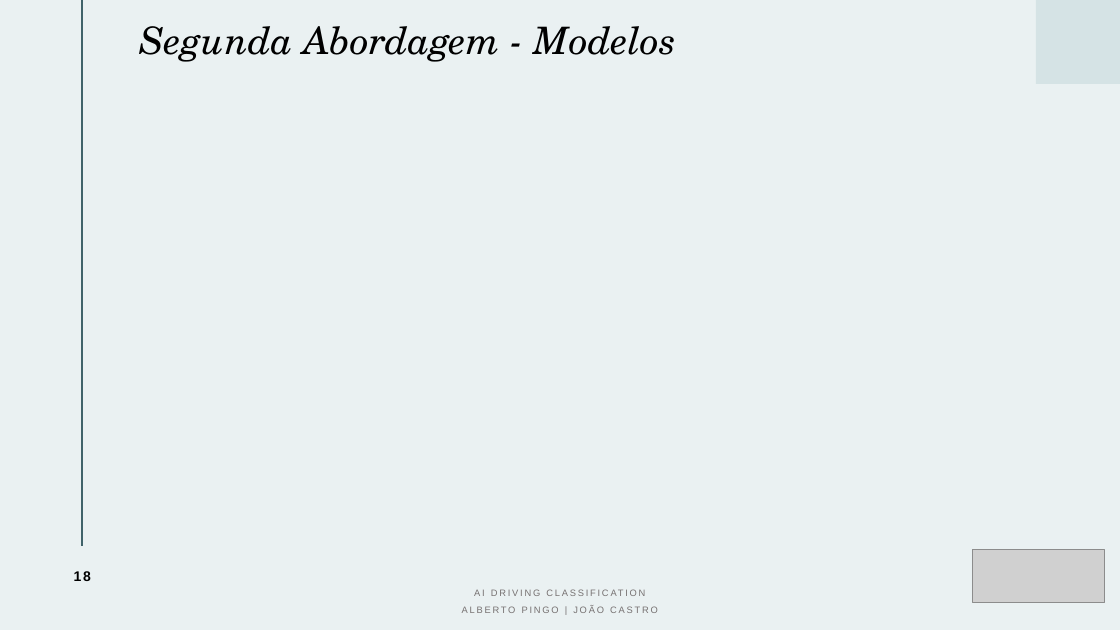
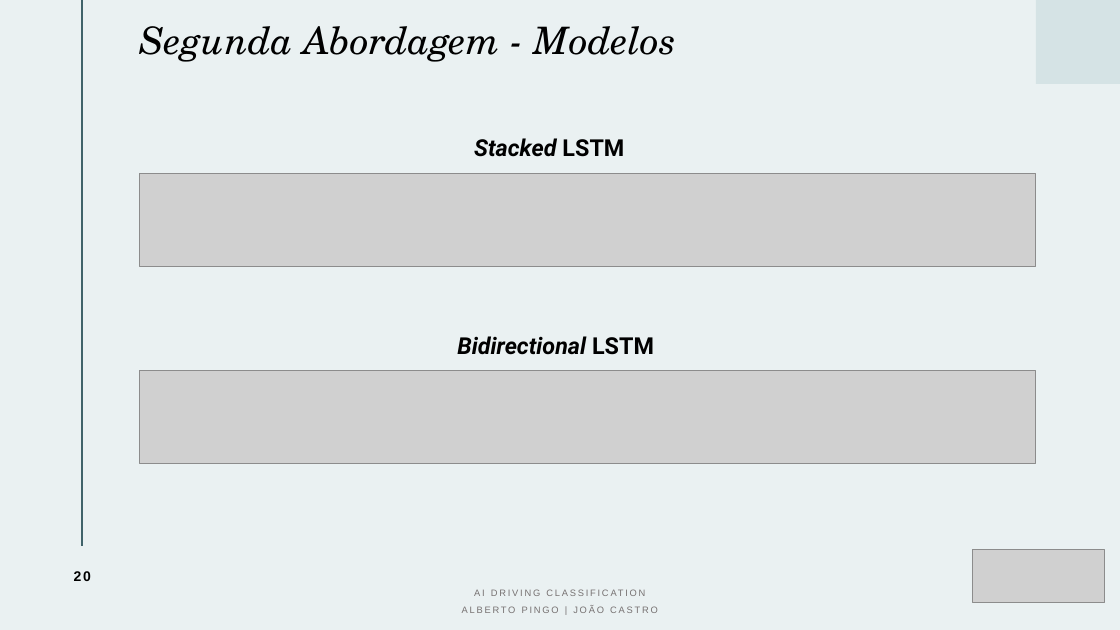
Before and after one commit to albertopingo/AI-driving-classification_FinalProject_CEng, a slide deck: slide 20 of ProjInf_AI_Driving_Classification.pptx (slide 18 before the commit). Drawn at 1120x630 pixels with LibreOffice and Linux fonts; fonts in the diff are those of the drawing; grey boxes stand for pictures. Boxes give left, top, right and bottom in pixels: in the first picture for what was removed or moved away, otherwise in the second. Text is boxed around its words. In the diff, an @@ line names an element or a change of style, - is before the commit and + after.

```diff
--- a/ProjInf_AI_Driving_Classification.pptx
+++ b/ProjInf_AI_Driving_Classification.pptx
@@ text added at (x1=474, y1=138, x2=624, y2=157), 20 pt, text #000000, bold, italic @@
+Stacked LSTM
@@ picture added at (x1=139, y1=173, x2=1036, y2=267) @@
@@ text added at (x1=457, y1=336, x2=654, y2=355), 20 pt, text #000000, bold, italic @@
+Bidirectional LSTM
@@ picture added at (x1=139, y1=371, x2=1036, y2=464) @@
@@ page number at (x1=74, y1=571, x2=91, y2=581): text changed @@
-18
+20
```
Also in this commit, not shown: 9 other slides changed, 1 slide added, 9 slides removed.
